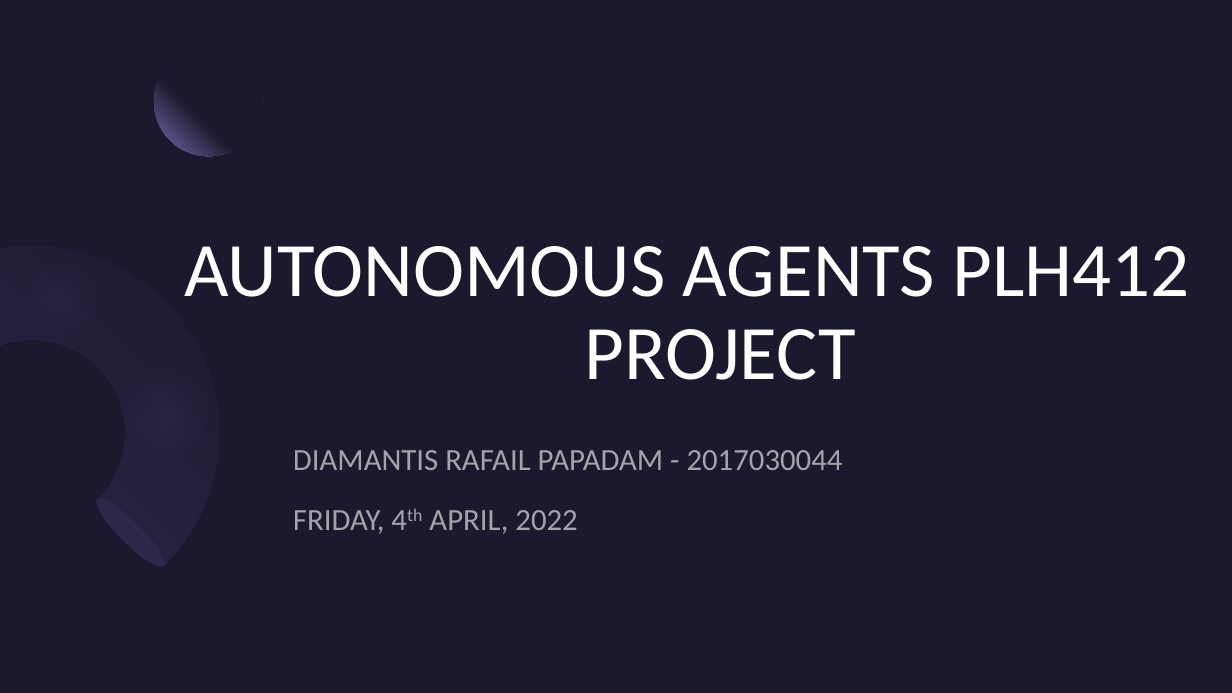
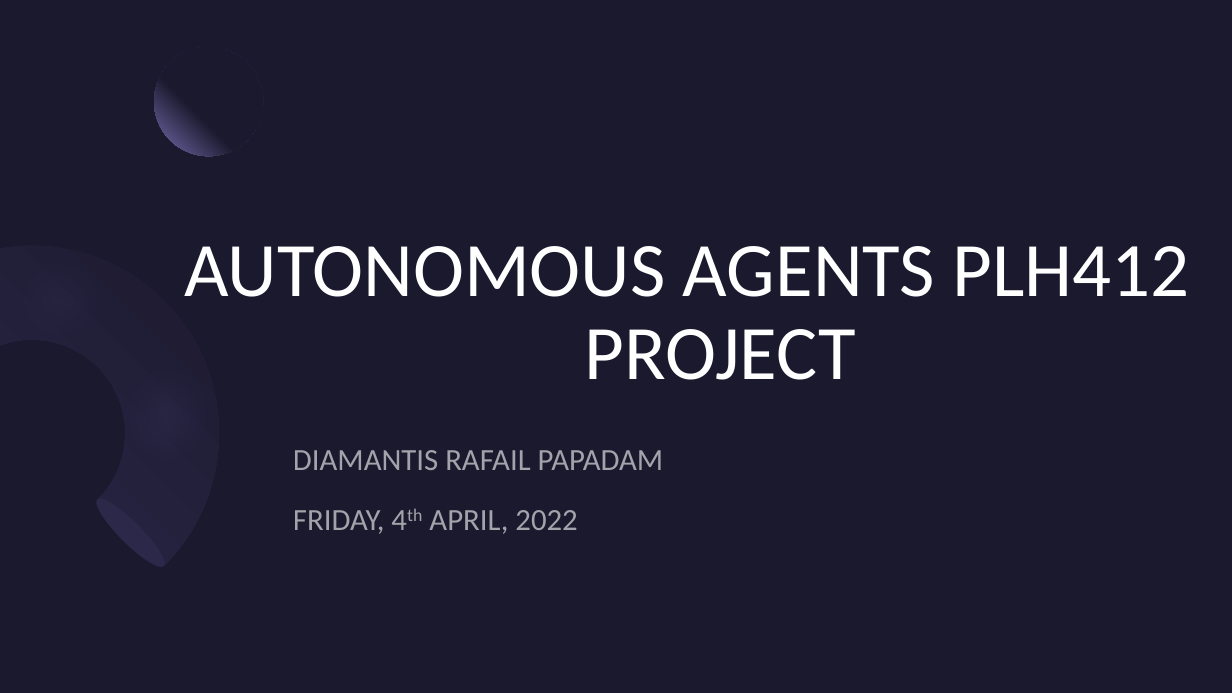
Before and after one commit to diamantis-rafail-papadam/3D-Tic-Tac-Toe, a slide deck: slide 1 of files/presentation.pptx. Drawn at 1232x693 pixels with LibreOffice and Linux fonts; fonts in the diff are those of the drawing. Boxes give left, top, right and bottom in pixels: in the first picture for what was removed or moved away, otherwise in the second. Text is boxed around its words. In the diff, an @@ line names an element or a change of style, - is before the commit and + after.

```diff
--- a/files/presentation.pptx
+++ b/files/presentation.pptx
@@ subtitle at (293, 450, 664, 470): text changed @@
-DIAMANTIS RAFAIL PAPADAM - 2017030044
+DIAMANTIS RAFAIL PAPADAM
```
Also in this commit, not shown: 1 other file.
